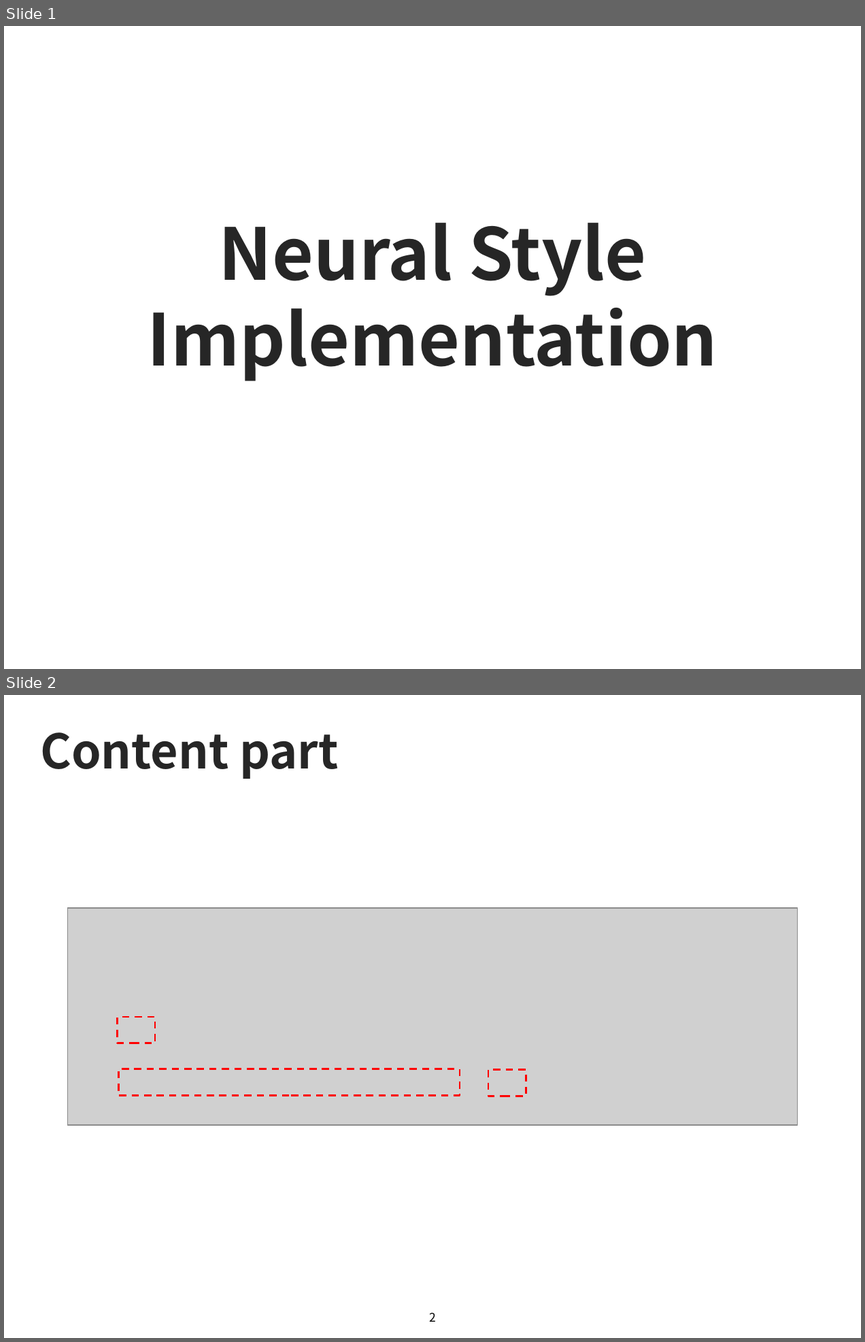
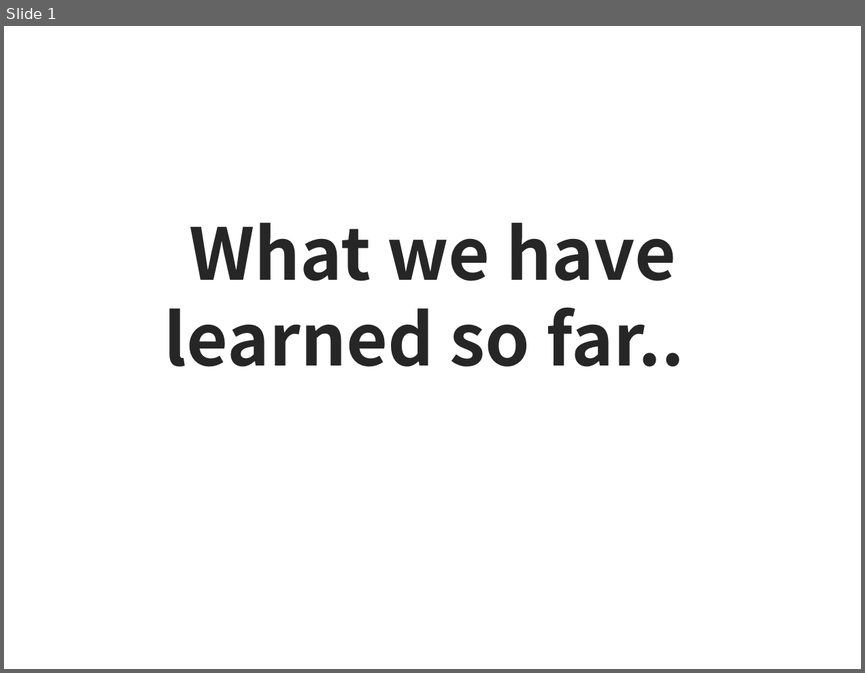
Before and after one commit to sjchoi86/Deep-Learning-101, a slide deck: lecture_notes/Week6-2e What we have learned.pptx. Shown one above the other, each under a label of ours: slides 1 and 2 before the commit, slide 1 after it. The pictures are 865x1342 and 865x673 pixels, drawn with LibreOffice and Linux fonts; fonts in the diff are those of the drawing; grey boxes stand for pictures. Boxes give left, top, right and bottom in pixels: in the first picture for what was removed or moved away, otherwise in the second. Text is boxed around its words. In the diff, an @@ line names an element or a change of style, - is before the commit and + after.

```diff
--- a/lecture_notes/Week6-2e What we have learned.pptx
+++ b/lecture_notes/Week6-2e What we have learned.pptx
@@ slide 2 removed at [4,695,861,1338], background #FFFFFF @@
@@ title removed at [40,732,339,779] @@
-Content part
@@ picture removed at [67,907,798,1124] @@
@@ rectangle removed at [117,1016,155,1043] @@
@@ rectangle removed at [119,1068,460,1095] @@
@@ rectangle removed at [488,1070,526,1096] @@
@@ page number removed at [429,1312,436,1321] @@
-2
@@ slide 1 changed as well @@
@@ text at [164,223,684,367]: text changed @@
-Neural Style Implementation
+What we have learned so far..
```
Also in this commit, not shown: 7 slides added, 6 other slides removed, 2 other files.
